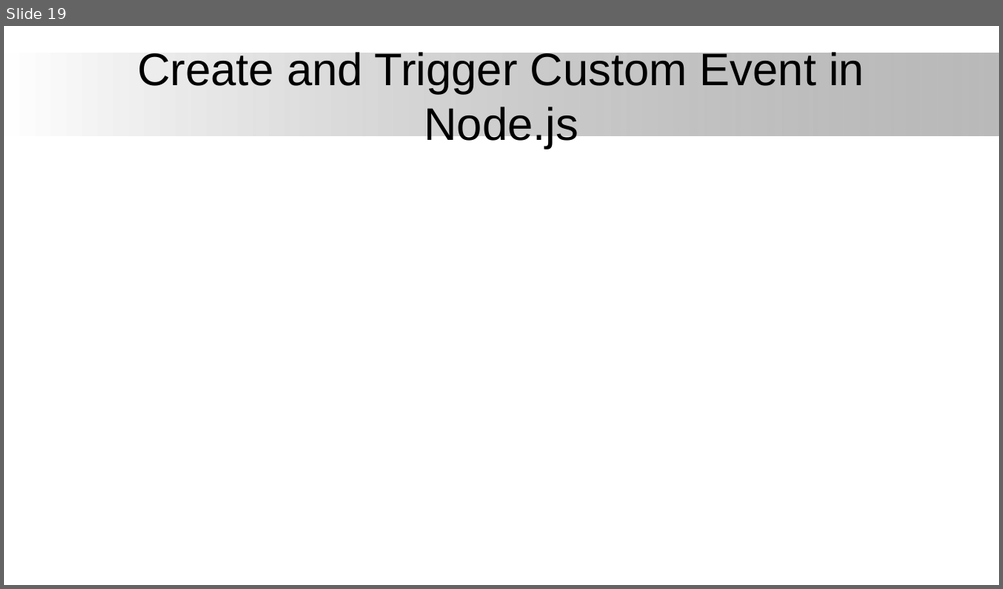
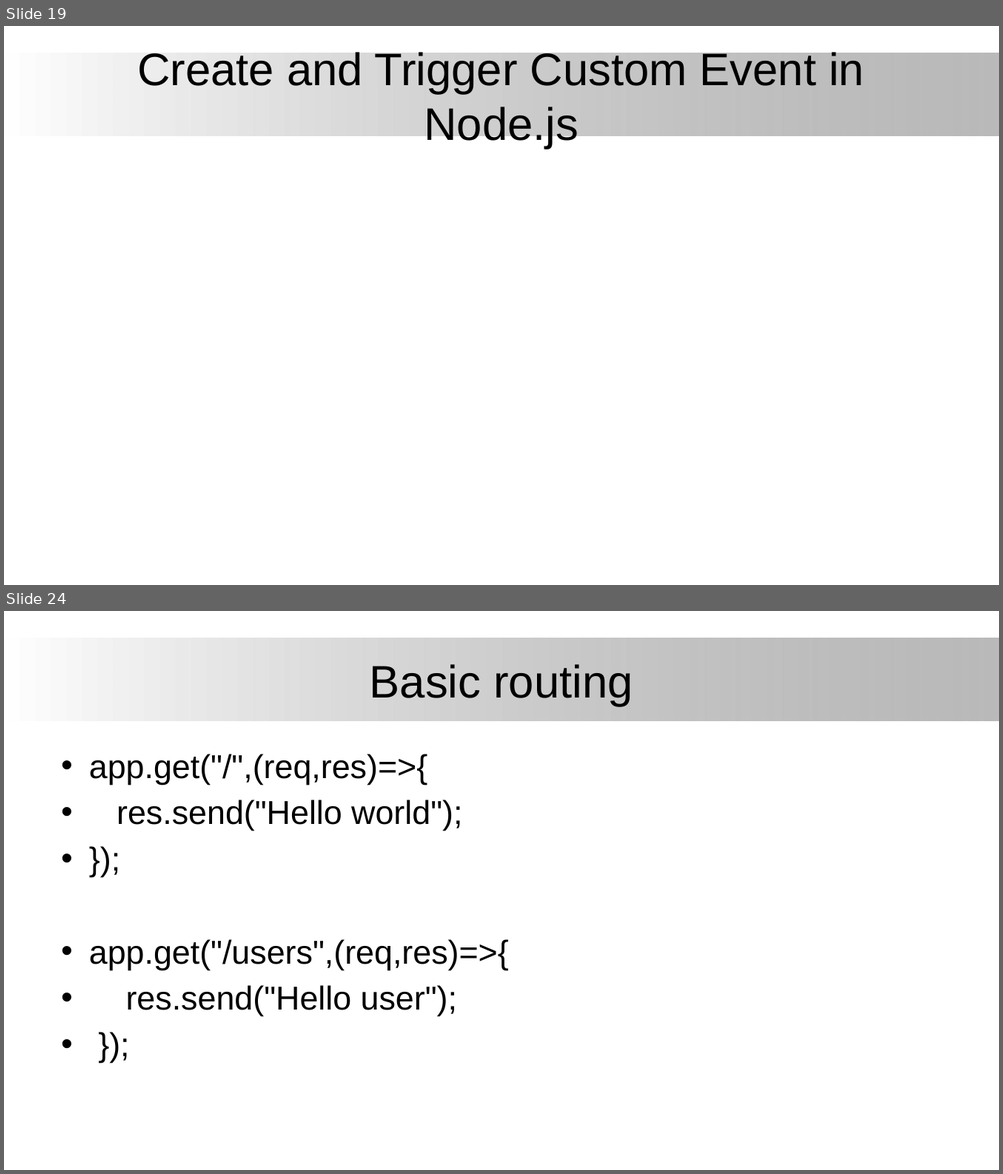
Before and after one commit to firstmentor/nodejs, a slide deck: Node Js.pptx. Shown one above the other, each under a label of ours: slide 19 before the commit, slides 19 and 24 after it; the slides between them are not shown. The pictures are 1003x589 and 1003x1174 pixels, drawn with LibreOffice and Linux fonts; fonts in the diff are those of the drawing; background and template pictures are left out. Boxes give left, top, right and bottom in pixels: in the first picture for what was removed or moved away, otherwise in the second. Text is boxed around its words. In the diff, an @@ line names an element or a change of style, - is before the commit and + after.

Commit message:
hello

```diff
--- a/Node Js.pptx
+++ b/Node Js.pptx
@@ slide 24 added at <box>4,611,999,1170</box>, background #FFFFFF; not listed: 1 template element that a slide beside it also shows @@
@@ title added at <box>370,664,632,706</box>, 44 pt, text #000000 @@
+Basic routing
@@ text added at <box>89,754,509,1017</box>, 32 pt, text #000000 @@
+• app.get("/",(req,res)=>{
+• res.send("Hello world");
+• });
+• app.get("/users",(req,res)=>{
+• res.send("Hello user");
+• });
```
Also in this commit, not shown: 1 slide changed, 6 other slides added, 18 other files.
